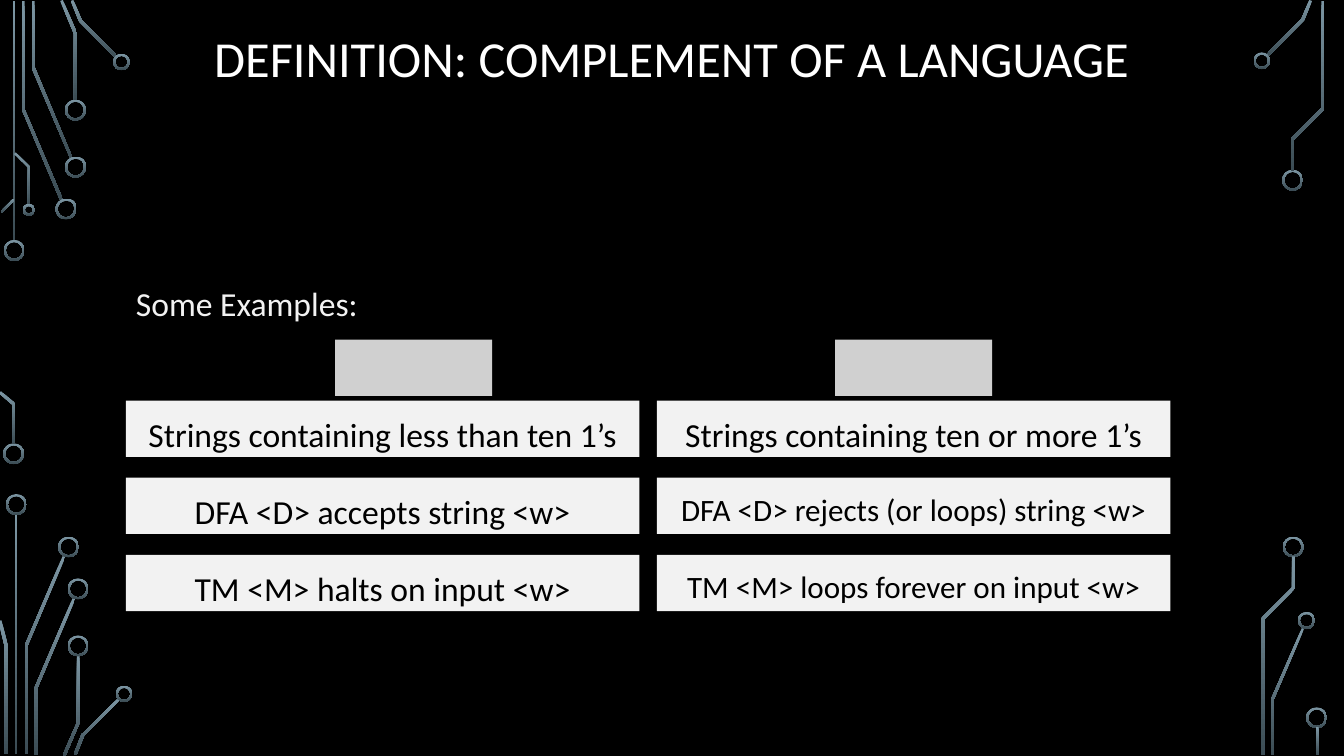
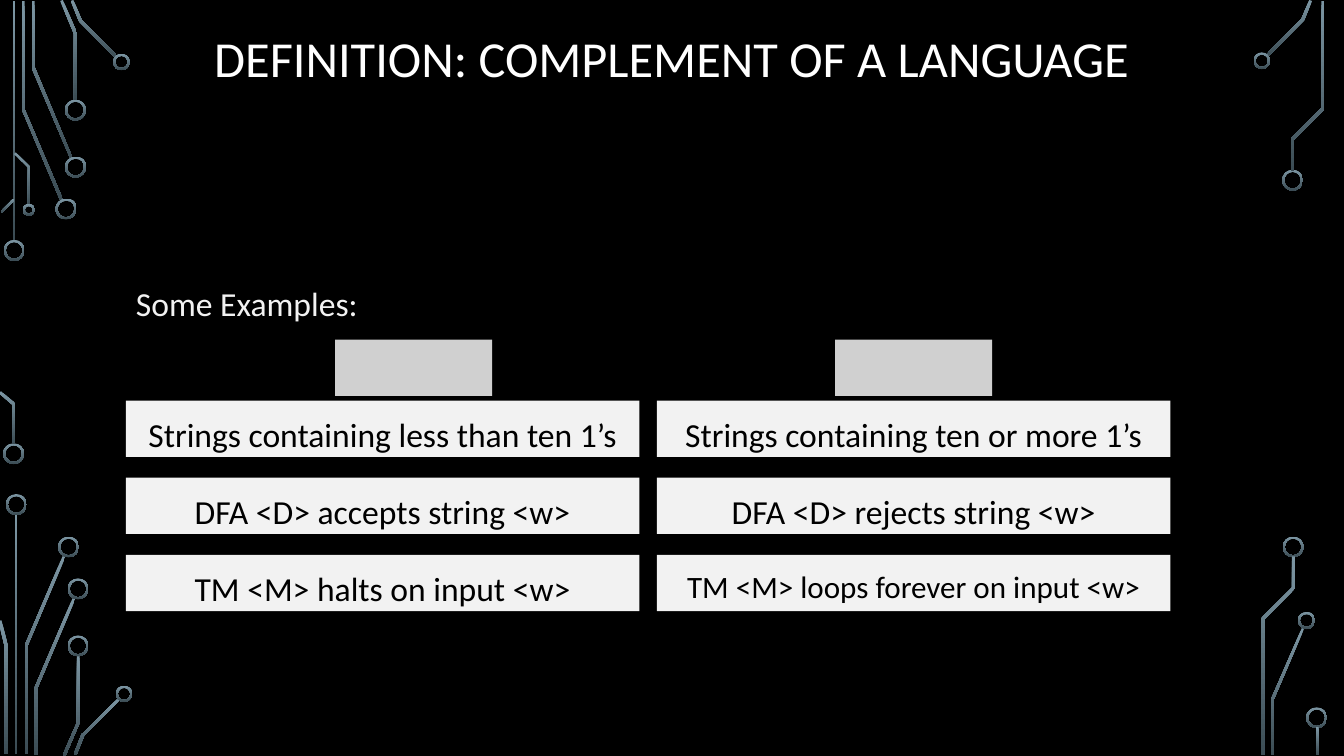
Before and after one commit to markfloryan/dmt2, a slide deck: slide 26 of slides/04-DecidableLanguages.pptx. Drawn at 1344x756 pixels with LibreOffice and Linux fonts; fonts in the diff are those of the drawing; grey boxes stand for pictures; background and template pictures are left out. Boxes give left, top, right and bottom in pixels: in the first picture for what was removed or moved away, otherwise in the second. Text is boxed around its words. In the diff, an @@ line names an element or a change of style, - is before the commit and + after.

Commit message:
lecture

```diff
--- a/slides/04-DecidableLanguages.pptx
+++ b/slides/04-DecidableLanguages.pptx
@@ text in rectangle at box(732, 501, 1095, 530): text changed; size 22.2 to 24 pt @@
-DFA <D> rejects (or loops) string <w>
+DFA <D> rejects string <w>
```
Also in this commit, not shown: 3 other files.
